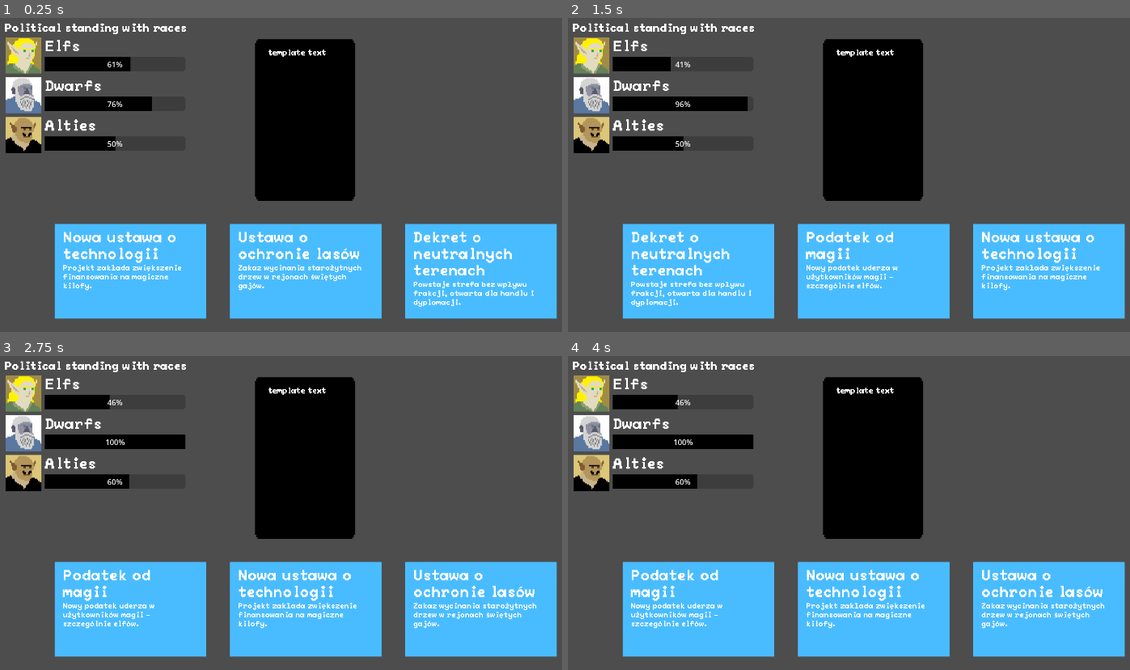
Above: before the commit, frames 1-4 (two rows, left to right).
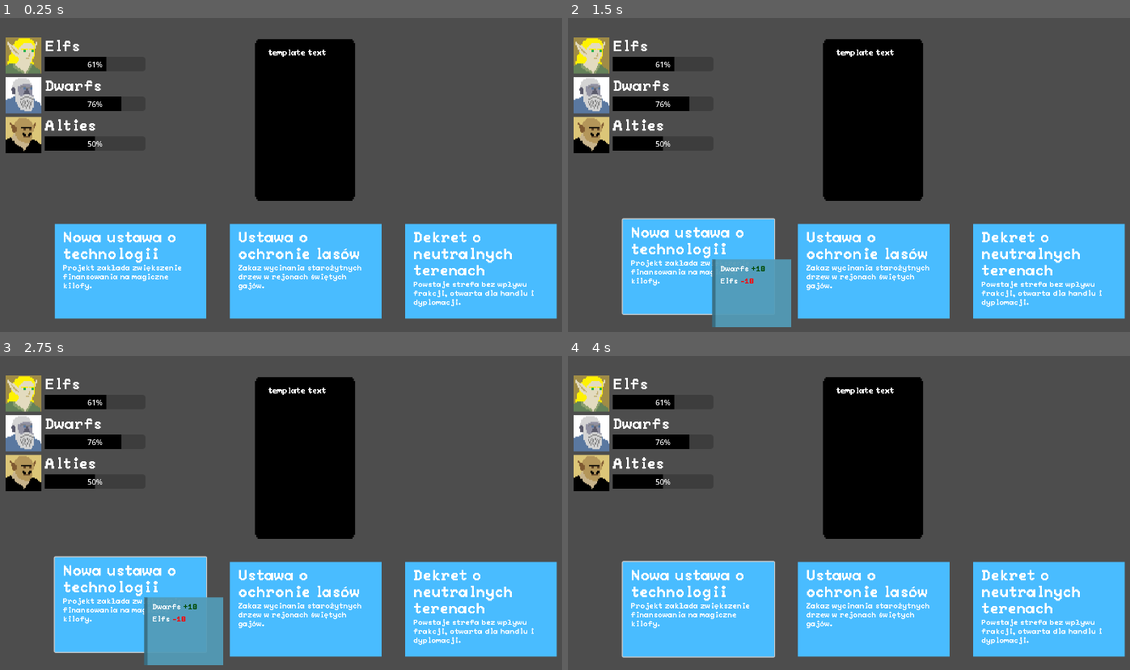
Above: after the commit, the same moments.

Repository: WhatYouFormaggiKindOfPizza/game
Game: Godot game, scene res://scenes/game.tscn
Same seed, same stepped clock (60 frames per second), same inputs: the game is played once before the commit and once after it.
Inputs (mouse positions are in pixels of both pictures, inside the frame that each line leads up to):
- Up to frame 1 (0.25 s): no input
- Up to frame 2 (1.5 s): click (697, 272) at 0.52 s; click (697, 272) at 1.27 s
- Up to frame 3 (2.75 s): click (129, 610) at 2.02 s
- Up to frame 4 (4 s): tap Enter at 2.75 s; move the mouse to (1017, 481) at 2.77 s; tap Space at 3.5 s; move the mouse to (747, 519) at 3.52 s

The runs differ from the first frame. In frame 1, 1.1% of the frame differs, in the area x 0-34%, y 1-43%; in frame 2, 9.4%, in the area x 0-95%, y 1-99%; in frame 3, 9.4%; in frame 4, 5.5%.
Error after the commit: Attempt to call function 'refresh_relationship_bars' in base 'null instance' on a null instance. (res://scripts/game_manager.gd:180)

Commit message:
Revers changes to game.tscn

Diff:
--- a/scenes/game.tscn
+++ b/scenes/game.tscn
@@ -52,9 +52,7 @@
 group_name = "Alties"
 icon = ExtResource("7_dinhu")
 
-[node name="GamplayScreen" type="Node2D" parent="."]
-
-[node name="PostsContainer" type="HBoxContainer" parent="GamplayScreen"]
+[node name="PostsContainer" type="HBoxContainer" parent="."]
 unique_name_in_owner = true
 anchors_preset = 10
 anchor_right = 1.0
@@ -65,22 +63,21 @@
 grow_horizontal = 2
 theme_override_constants/separation = 50
 
-[node name="ExamplePost2" parent="GamplayScreen/PostsContainer" instance=ExtResource("4_lbhrr")]
+[node name="ExamplePost2" parent="PostsContainer" instance=ExtResource("4_lbhrr")]
 layout_mode = 2
 
-[node name="ExamplePost3" parent="GamplayScreen/PostsContainer" instance=ExtResource("4_lbhrr")]
+[node name="ExamplePost3" parent="PostsContainer" instance=ExtResource("4_lbhrr")]
 layout_mode = 2
 
-[node name="ExamplePost1" parent="GamplayScreen/PostsContainer" instance=ExtResource("4_lbhrr")]
+[node name="ExamplePost1" parent="PostsContainer" instance=ExtResource("4_lbhrr")]
 layout_mode = 2
 
-[node name="UI" type="Node2D" parent="GamplayScreen"]
+[node name="UI" type="Node" parent="."]
 
-[node name="Phone" parent="GamplayScreen/UI" instance=ExtResource("6_p57ef")]
+[node name="Phone" parent="UI" instance=ExtResource("6_p57ef")]
 position = Vector2(678, 297)
 
-[node name="RelBarContainer" parent="GamplayScreen" node_paths=PackedStringArray("entity_groups_node") instance=ExtResource("7_u5sy4")]
-unique_name_in_owner = true
+[node name="RelBarContainer" parent="." node_paths=PackedStringArray("entity_groups_node") instance=ExtResource("7_u5sy4")]
 anchors_preset = 0
 anchor_right = 0.0
 anchor_bottom = 0.0
@@ -89,5 +86,4 @@
 offset_right = 42.0
 offset_bottom = 90.0
 size_flags_horizontal = 0
-entity_groups_node = NodePath("../../EntityGroups")
-title = "Political standing with races"
+entity_groups_node = NodePath("../EntityGroups")
